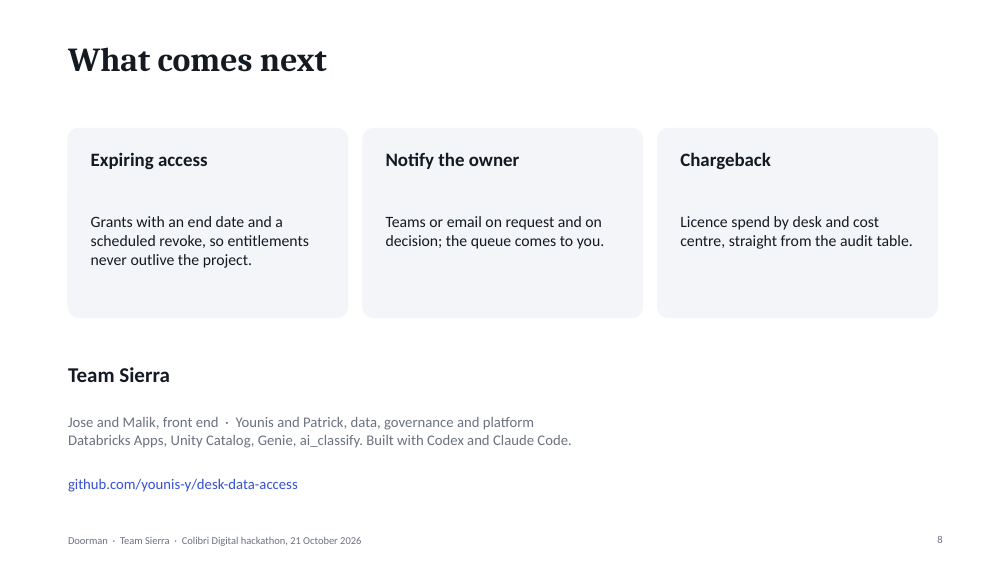
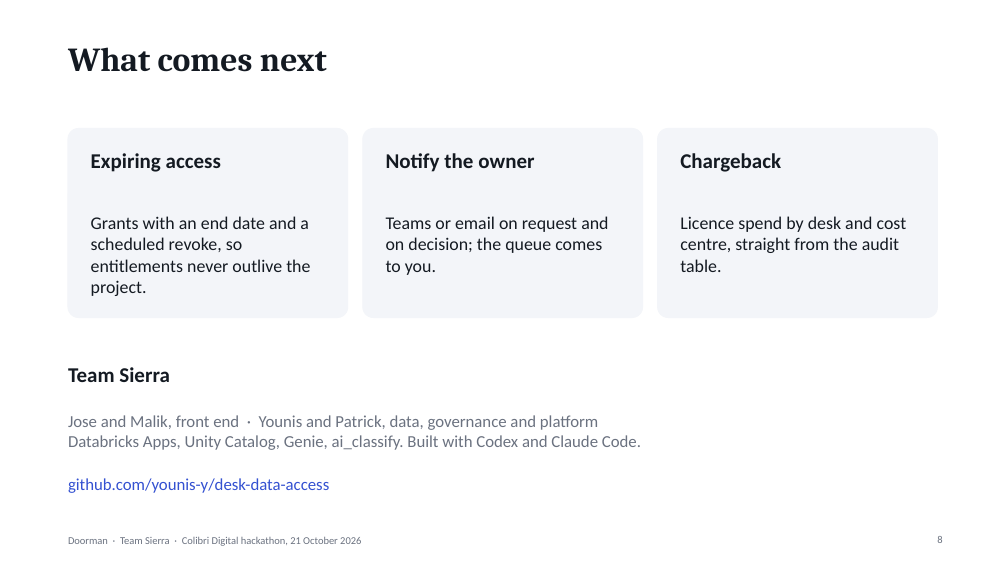
Before and after one commit to younis-y/doorman-databricks, a slide deck: slide 8 of docs/Doorman-deck.pptx. Drawn at 1008x567 pixels with LibreOffice and Linux fonts; fonts in the diff are those of the drawing. Boxes give left, top, right and bottom in pixels: in the first picture for what was removed or moved away, otherwise in the second. Text is boxed around its words. In the diff, an @@ line names an element or a change of style, - is before the commit and + after.

```diff
--- a/docs/Doorman-deck.pptx
+++ b/docs/Doorman-deck.pptx
@@ size 18 to 20 pt in 3 elements at box(91, 153, 221, 172), box(386, 153, 534, 172), box(680, 153, 781, 172) @@
@@ size 15 to 17 pt in 3 elements at box(91, 216, 310, 296), box(386, 216, 608, 275), box(680, 216, 907, 272) @@
@@ text "Jose and Malik, front end ..." at box(68, 415, 641, 450): size 14 to 16 pt @@
@@ text "github.com/younis-y/desk-data-access" at box(68, 478, 329, 493): size 14 to 16 pt @@
```
Also in this commit, not shown: 7 other slides changed.
